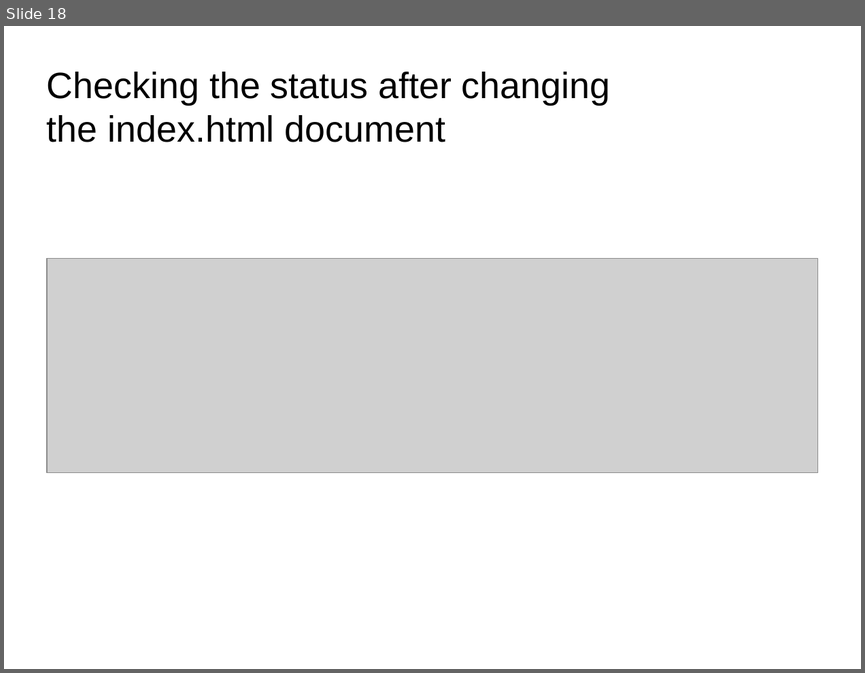
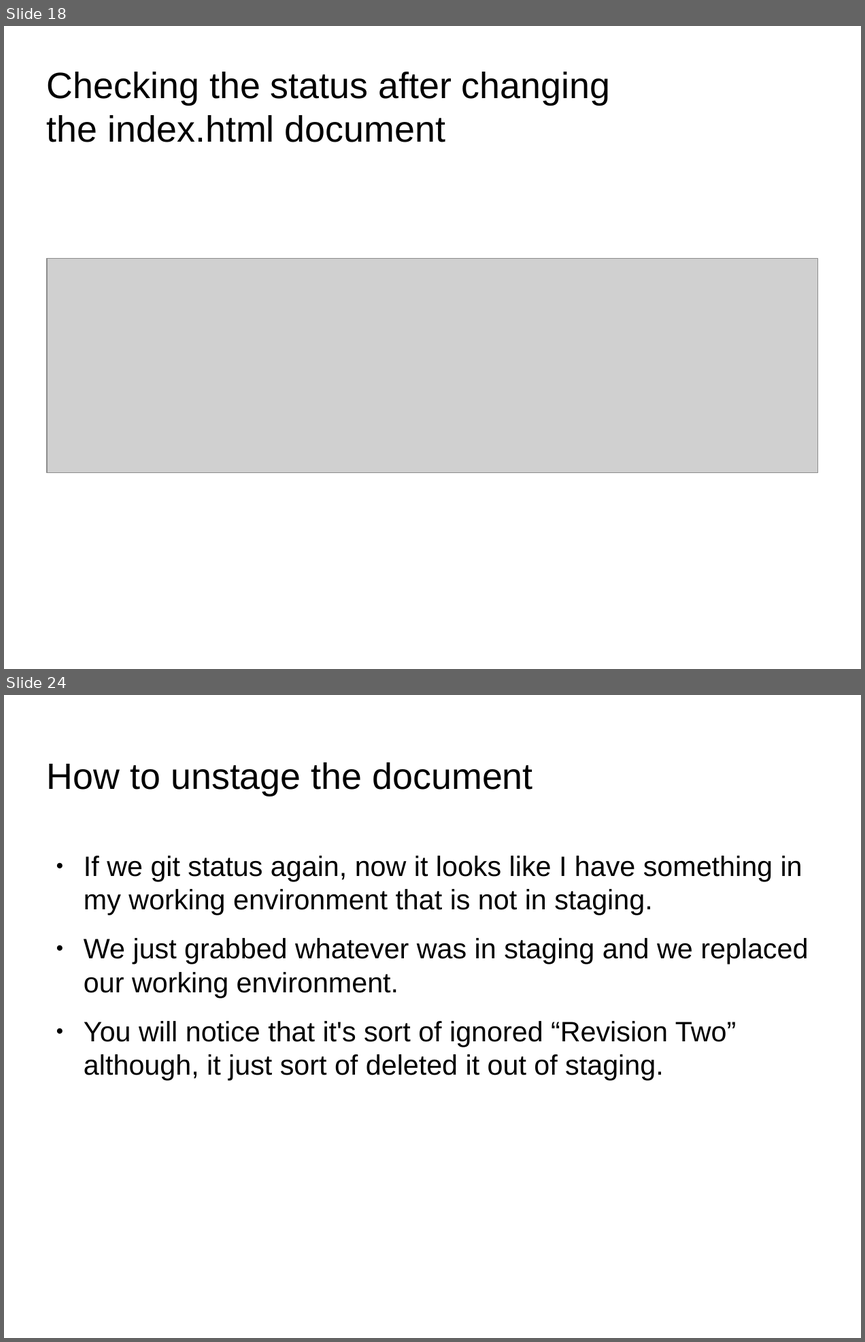
Before and after one commit to anumsh/Learning-Git-and-Github, a slide deck: git_and_GitHub.odp. Shown one above the other, each under a label of ours: slide 18 before the commit, slides 18 and 24 after it; the slides between them are not shown. The pictures are 865x673 and 865x1342 pixels, drawn with LibreOffice and Linux fonts; fonts in the diff are those of the drawing; grey boxes stand for pictures; background and template pictures are left out. Boxes give left, top, right and bottom in pixels: in the first picture for what was removed or moved away, otherwise in the second. Text is boxed around its words. In the diff, an @@ line names an element or a change of style, - is before the commit and + after.

```diff
--- a/git_and_GitHub.odp
+++ b/git_and_GitHub.odp
@@ slide 24 added at bbox=[4, 695, 861, 1338], background picture (left out) @@
@@ title added at bbox=[47, 762, 532, 796], 33.9 pt, text #000000 @@
+How to unstage the document
@@ text added at bbox=[84, 855, 808, 1080], 26 pt, text #000000 @@
+● If we git status again, now it looks like I have something in my working environment that is not in staging.
+● We just grabbed whatever was in staging and we replaced our working environment.
+● You will notice that it's sort of ignored “Revision Two” although, it just sort of deleted it out of staging.
```
Also in this commit, not shown: 1 slide changed, 8 other slides added, 8 other files.
